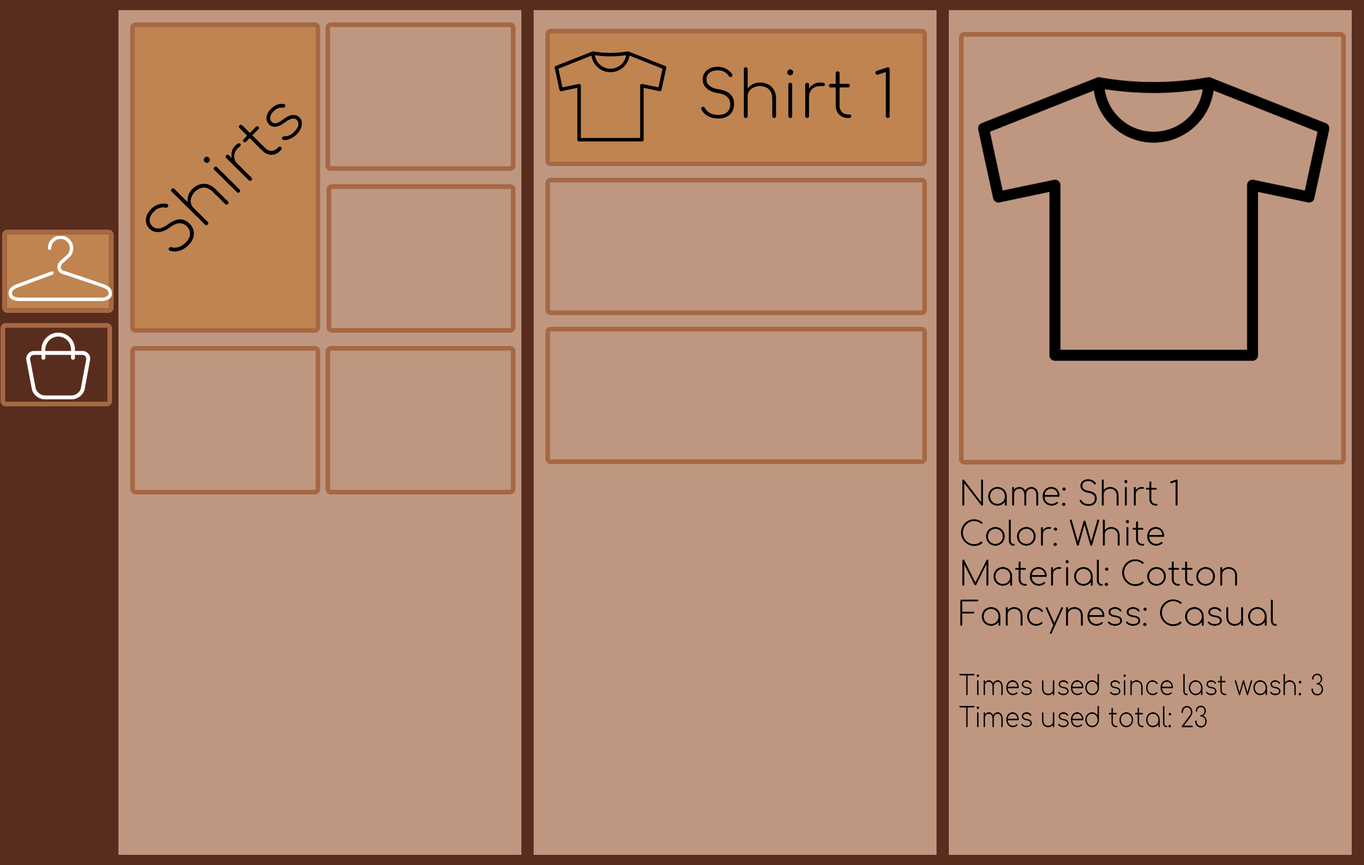
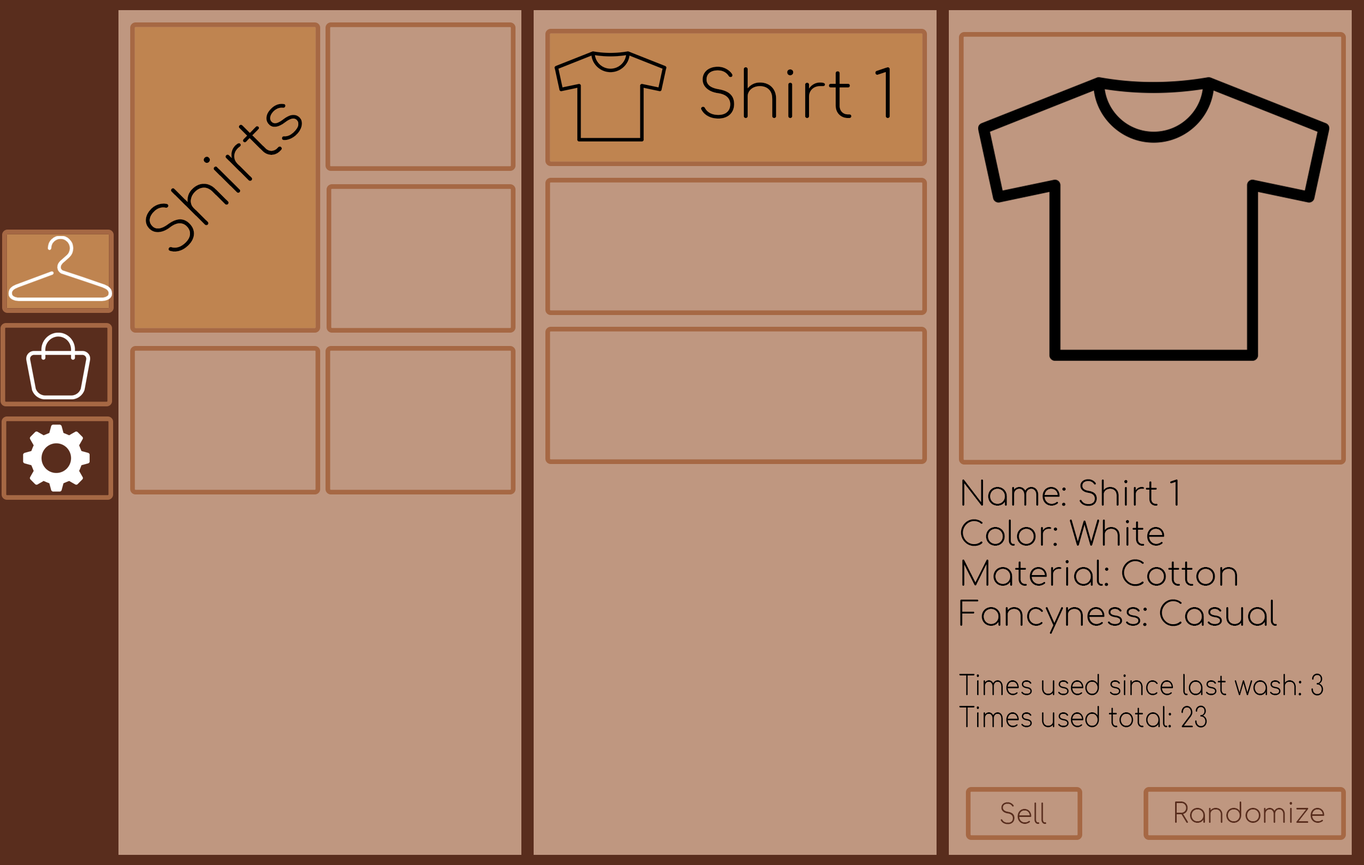
Before/after of a 1364×865 layered artwork. What changed in the layer stack:
removed layer "Rectangle 1 copy" over 966, 786, 1347, 840
removed layer "Background" over 1, 416, 1347, 840
